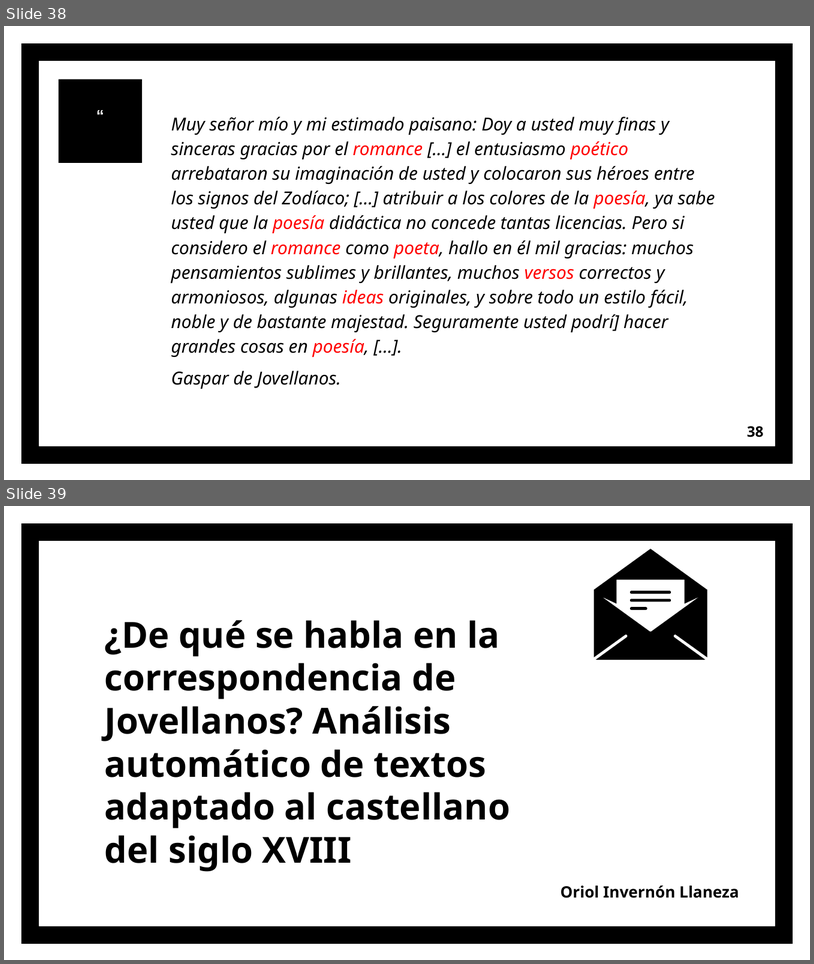
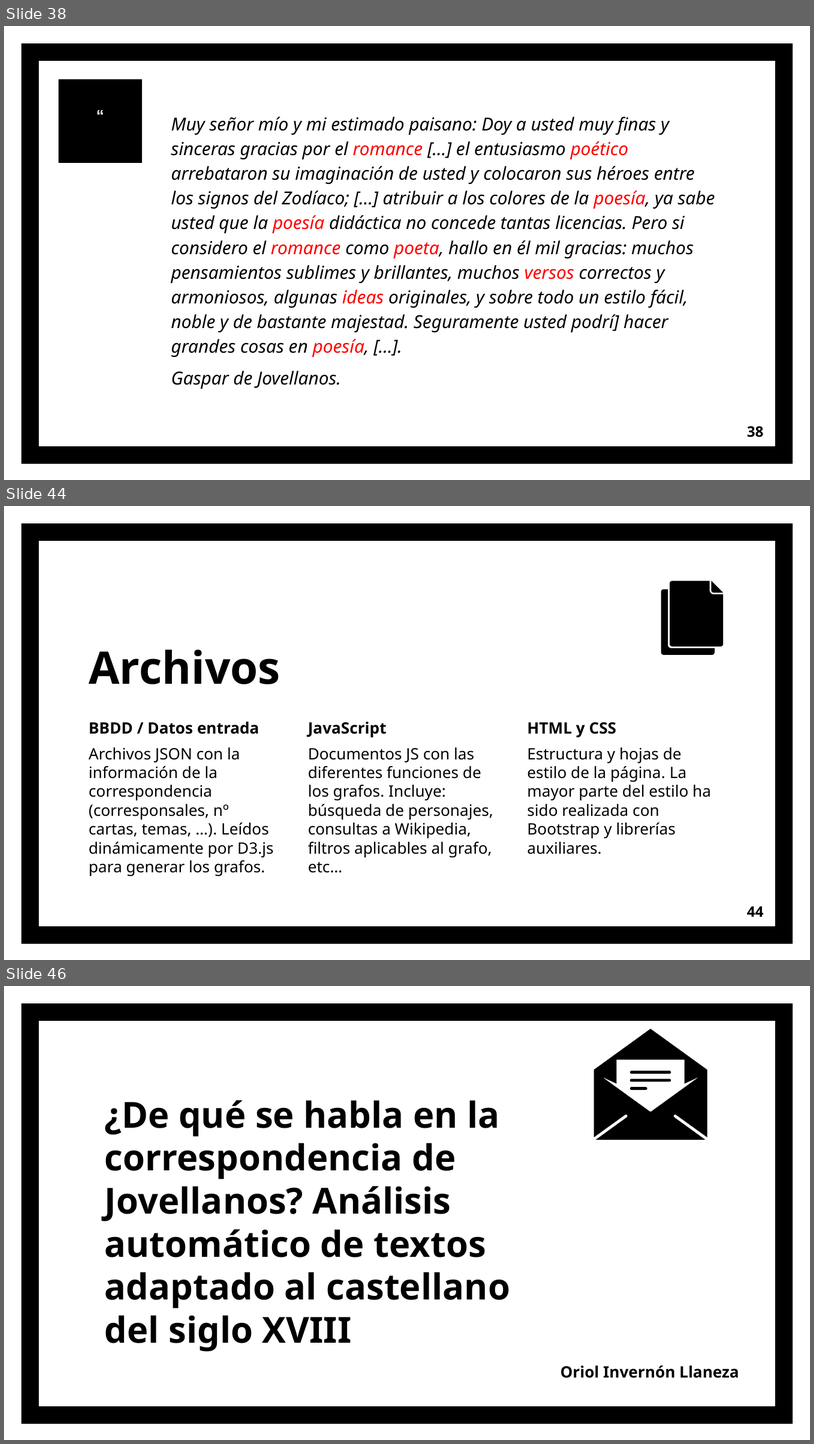
Before and after one commit to OriolInvernonLlaneza/Practicas-TFG, a slide deck: ppt/Jovellanos.pptx. Shown one above the other, each under a label of ours: slides 38 and 39 before the commit, slides 38, 44 and 46 after it; the slides between them are not shown. The pictures are 814x964 and 814x1444 pixels, drawn with LibreOffice and Linux fonts; fonts in the diff are those of the drawing. Boxes give left, top, right and bottom in pixels: in the first picture for what was removed or moved away, otherwise in the second. Text is boxed around its words. In the diff, an @@ line names an element or a change of style, - is before the commit and + after.

```diff
--- a/ppt/Jovellanos.pptx
+++ b/ppt/Jovellanos.pptx
@@ slide 44 added at bbox=[4, 506, 810, 960], background #FFFFFF; not listed: 1 template element that a slide beside it also shows @@
@@ freeform shape added at bbox=[661, 589, 714, 654], fill #000000 @@
@@ freeform shape added at bbox=[670, 581, 723, 646], fill #000000 @@
@@ freeform shape added at bbox=[712, 581, 724, 593], fill #000000 @@
@@ title added at bbox=[89, 649, 281, 684], 40 pt, text #000000, bold @@
+Archivos
@@ text added at bbox=[89, 721, 273, 876], 14 pt, text #000000 @@
+BBDD / Datos entrada
+Archivos JSON con la información de la correspondencia (corresponsales, nº cartas, temas, …). Leídos dinámicamente por D3.js para generar los grafos.
@@ text added at bbox=[308, 721, 494, 873], 14 pt, text #000000 @@
+JavaScript
+Documentos JS con las diferentes funciones de los grafos. Incluye: búsqueda de personajes, consultas a Wikipedia, filtros aplicables al grafo, etc…
@@ text added at bbox=[527, 722, 711, 854], 14 pt, text #000000 @@
+HTML y CSS
+Estructura y hojas de estilo de la página. La mayor parte del estilo ha sido realizada con Bootstrap y librerías auxiliares.
@@ page number added at bbox=[747, 906, 764, 916], 13 pt, text #000000, bold @@
+44
@@ what was slide 39 is now slide 46 @@
```
Also in this commit, not shown: 4 slides changed, 6 other slides added, 2 other files.
